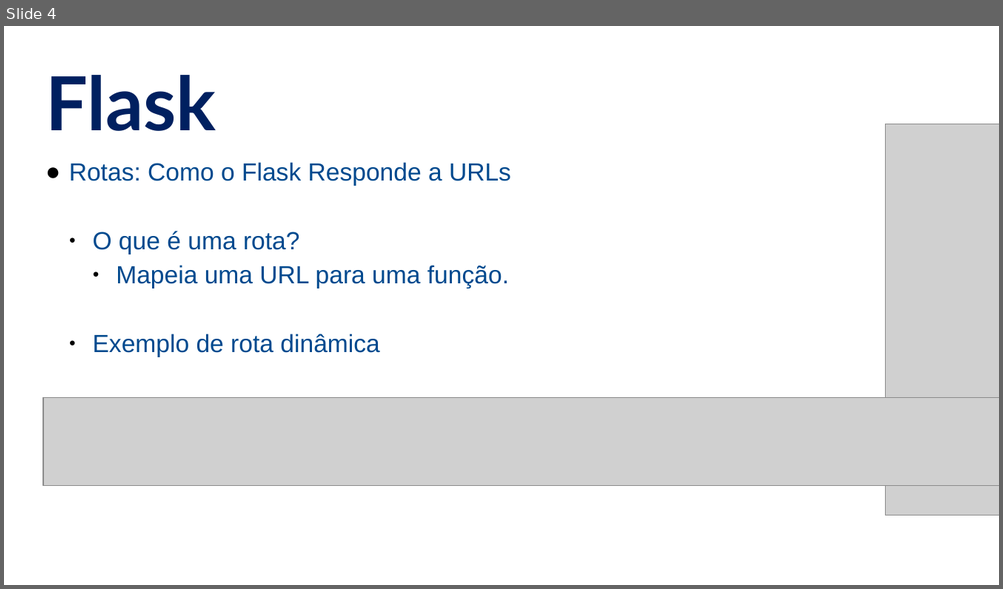
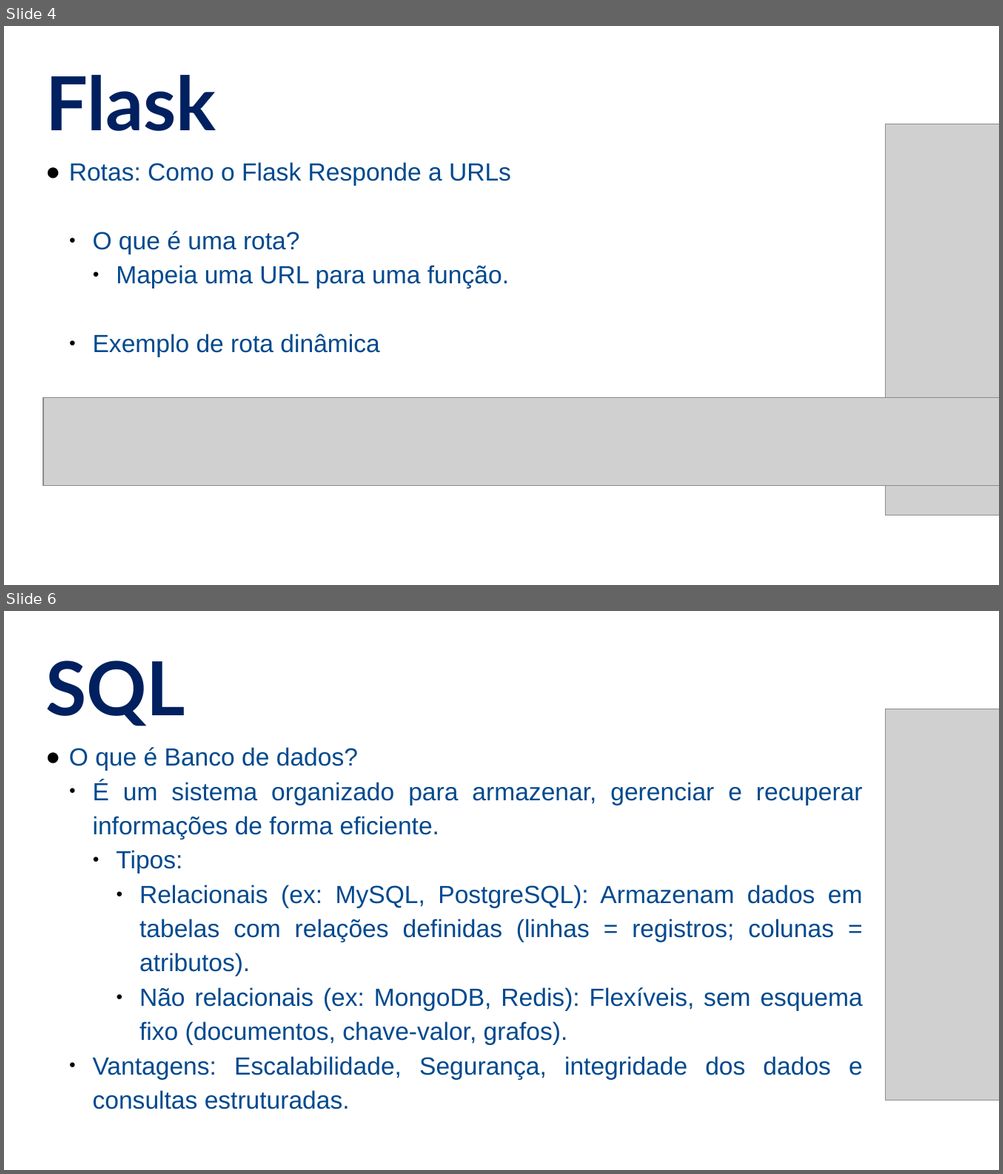
Before and after one commit to alandsilvasouza/PY2, a slide deck: aula11/Aula11.pptx. Shown one above the other, each under a label of ours: slide 4 before the commit, slides 4 and 6 after it; the slides between them are not shown. The pictures are 1003x589 and 1003x1174 pixels, drawn with LibreOffice and Linux fonts; fonts in the diff are those of the drawing; grey boxes stand for pictures. Boxes give left, top, right and bottom in pixels: in the first picture for what was removed or moved away, otherwise in the second. Text is boxed around its words. In the diff, an @@ line names an element or a change of style, - is before the commit and + after.

```diff
--- a/aula11/Aula11.pptx
+++ b/aula11/Aula11.pptx
@@ slide 6 added at box(4, 611, 999, 1170), background #FFFFFF @@
@@ text added at box(45, 661, 185, 726), 54 pt, text #002060, bold @@
+SQL
@@ picture added at box(885, 709, 999, 1102) @@
@@ text added at box(69, 747, 862, 1110), 18 pt, text #01498E @@
+● O que é Banco de dados?
+  ● É um sistema organizado para armazenar, gerenciar e recuperar informações de forma eficiente.
+    ● Tipos:
+      ● Relacionais (ex: MySQL, PostgreSQL): Armazenam dados em tabelas com relações definidas (linhas = registros; colunas = atributos).
+      ● Não relacionais (ex: MongoDB, Redis): Flexíveis, sem esquema fixo (documentos, chave-valor, grafos).
+  ● Vantagens: Escalabilidade, Segurança, integridade dos dados e consultas estruturadas.
```
Also in this commit, not shown: 4 other slides added, 37 slides removed, 3 other files.
